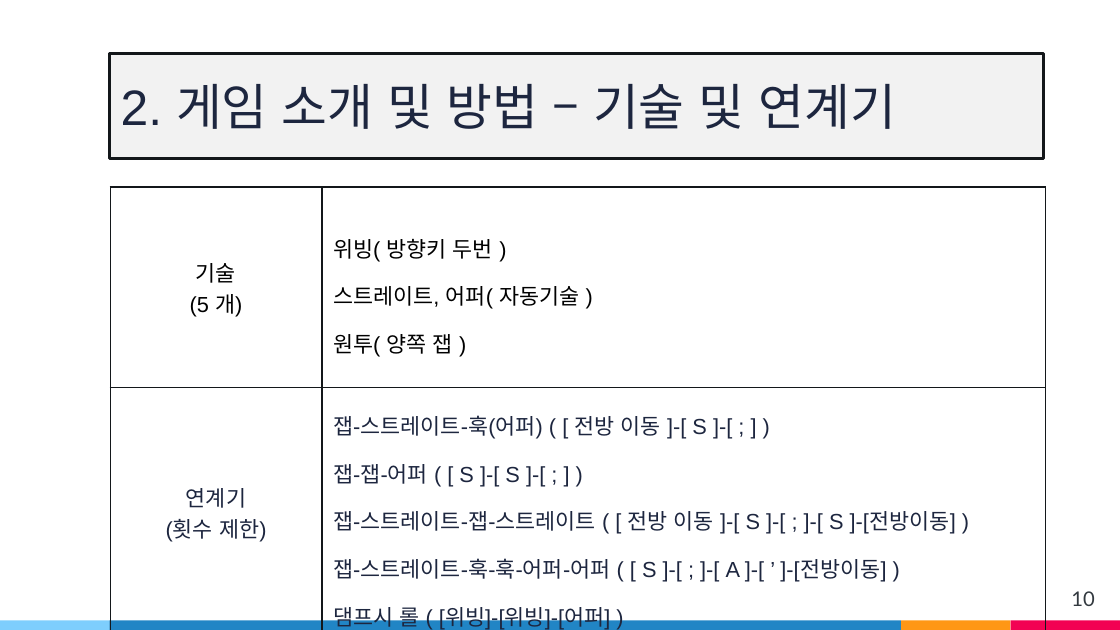
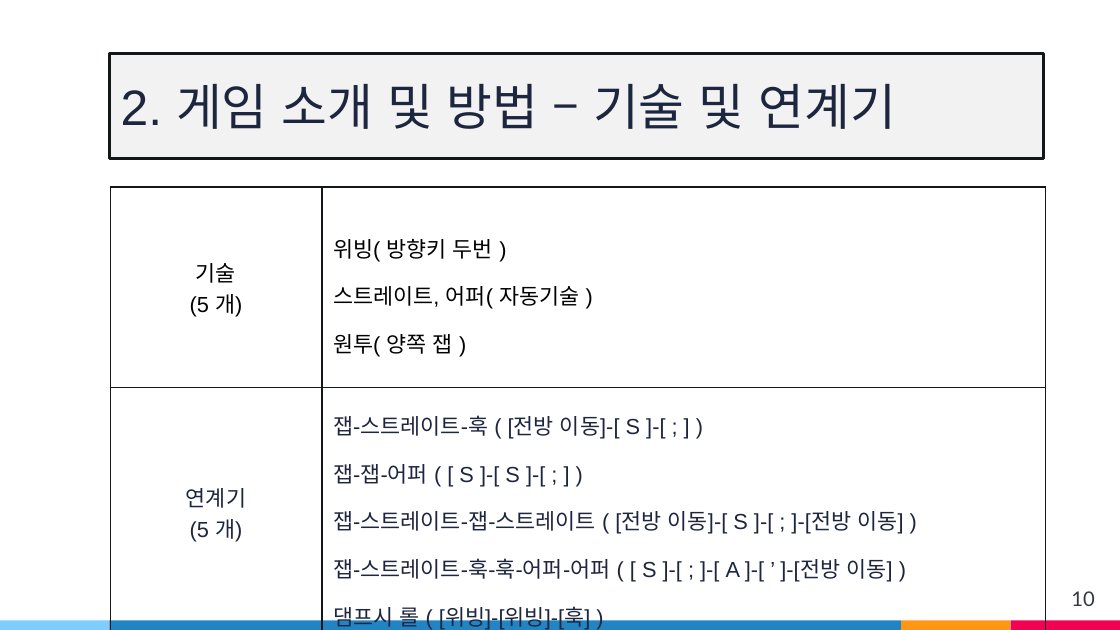
Before and after one commit to wsj2681/Anger_Control_Disoder, a slide deck: slide 10 of v11.pptx. Drawn at 1120x630 pixels with LibreOffice and Linux fonts; fonts in the diff are those of the drawing. Boxes give left, top, right and bottom in pixels: in the first picture for what was removed or moved away, otherwise in the second. Text is boxed around its words. In the diff, an @@ line names an element or a change of style, - is before the commit and + after.

```diff
--- a/v11.pptx
+++ b/v11.pptx
@@ table at bbox=[110, 187, 1045, 630] @@
-row 2, column 1: 연계기 / (횟수 제한)
+row 2, column 1: 연계기 / (5 개)
-row 2, column 2: 잽-스트레이트-훅(어퍼) ( [ 전방 이동 ]-[ S ]-[ ; ] ) / 잽-잽-어퍼 ( [ S ]-[ S ]-[ ; ] ) / 잽-스트레이트-잽-스트레이트 ( [ 전방 이동 ]-[ S ]-[ ; ]-[ S ]-[전방이동] ) / 잽-스트레이트-훅-훅-어퍼-어퍼 ( [ S ]-[ ; ]-[ A ]-[ ’ ]-[전방이동] ) / 댐프시 롤 ( [위빙]-[위빙]-[어퍼] )
+row 2, column 2: 잽-스트레이트-훅 ( [전방 이동]-[ S ]-[ ; ] ) / 잽-잽-어퍼 ( [ S ]-[ S ]-[ ; ] ) / 잽-스트레이트-잽-스트레이트 ( [전방 이동]-[ S ]-[ ; ]-[전방 이동] ) / 잽-스트레이트-훅-훅-어퍼-어퍼 ( [ S ]-[ ; ]-[ A ]-[ ’ ]-[전방 이동] ) / 댐프시 롤 ( [위빙]-[위빙]-[훅] )
```
Also in this commit, not shown: 5 other slides changed.
